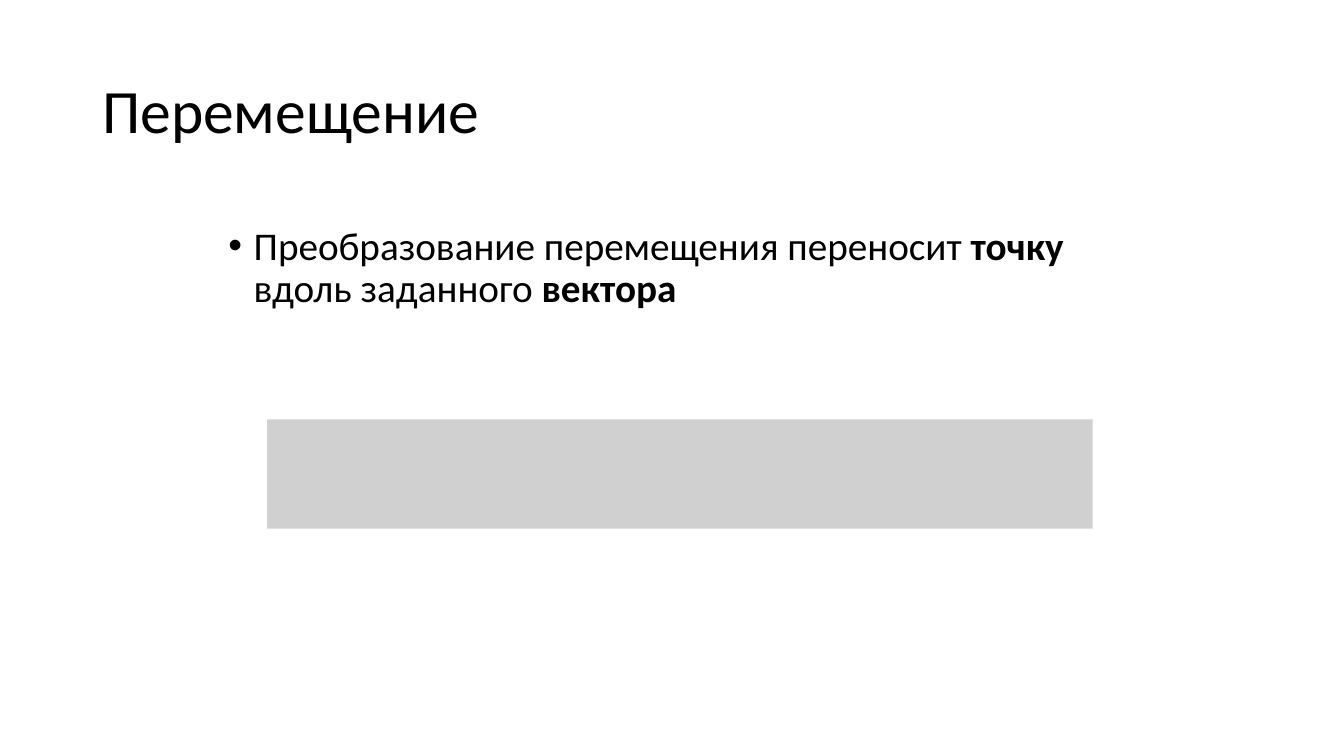
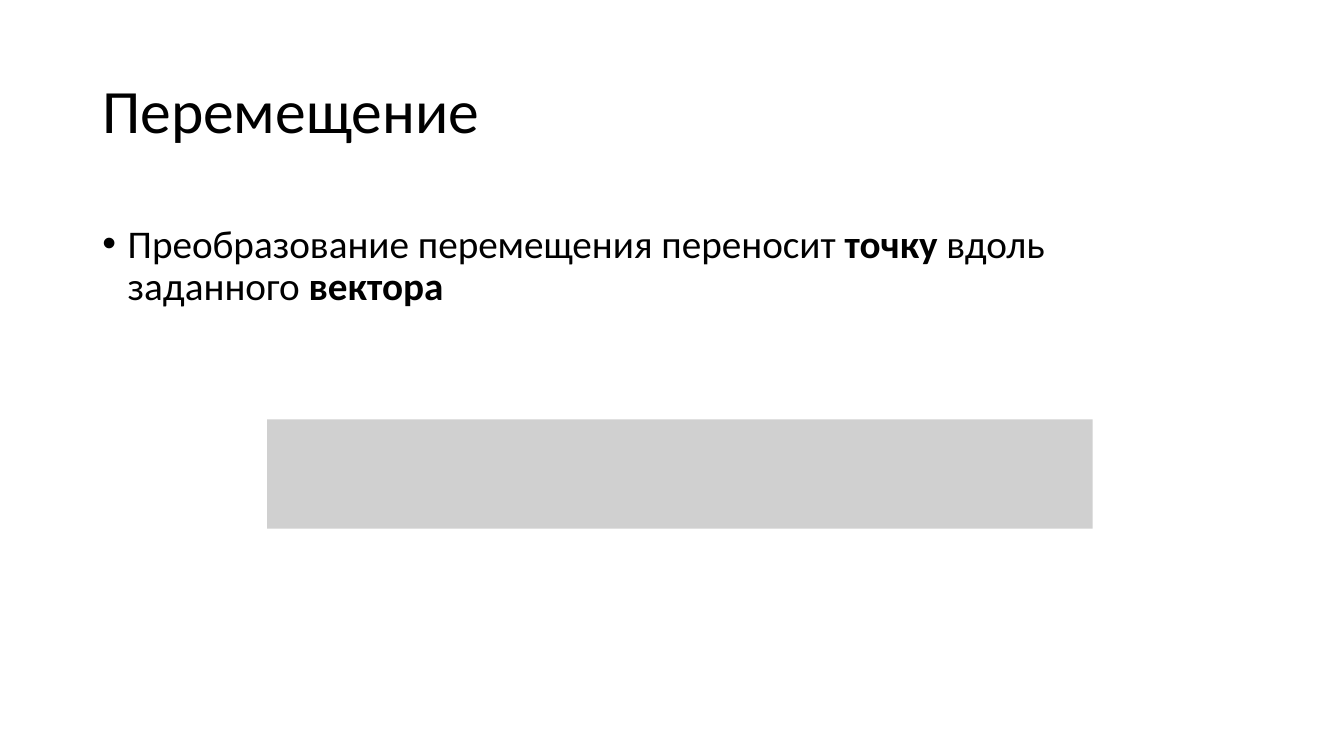
Before and after one commit to alexey-malov/cg-course, a slide deck: slide 77 of lectures/03 - Векторный анализ, трансформации и матрицы.pptx. Drawn at 1344x756 pixels with LibreOffice and Linux fonts; fonts in the diff are those of the drawing; grey boxes stand for pictures. Boxes give left, top, right and bottom in pixels: in the first picture for what was removed or moved away, otherwise in the second. Text is boxed around its words. In the diff, an @@ line names an element or a change of style, - is before the commit and + after.

```diff
--- a/lectures/03 - Векторный анализ, трансформации и матрицы.pptx
+++ b/lectures/03 - Векторный анализ, трансформации и матрицы.pptx
@@ text "Преобразование перемещения переносит точку вдоль ..." rewrapped from [254,233,1064,309] to [128,231,1044,307] @@
```
Also in this commit, not shown: 6 other slides changed.
